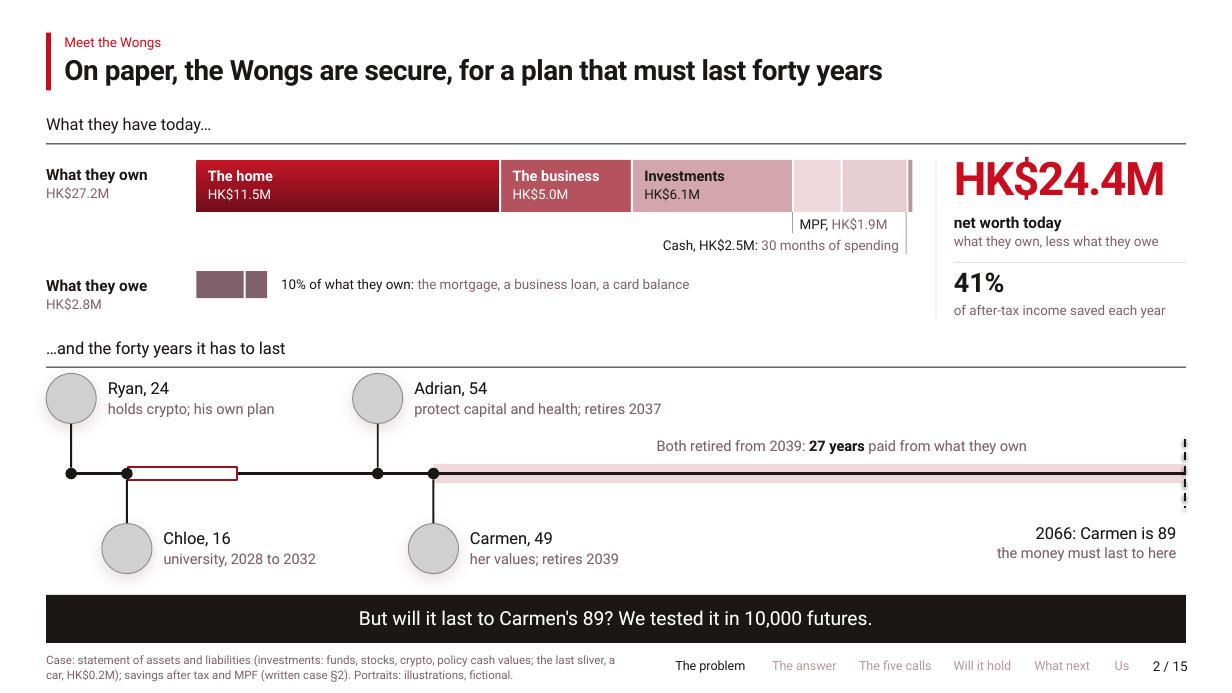
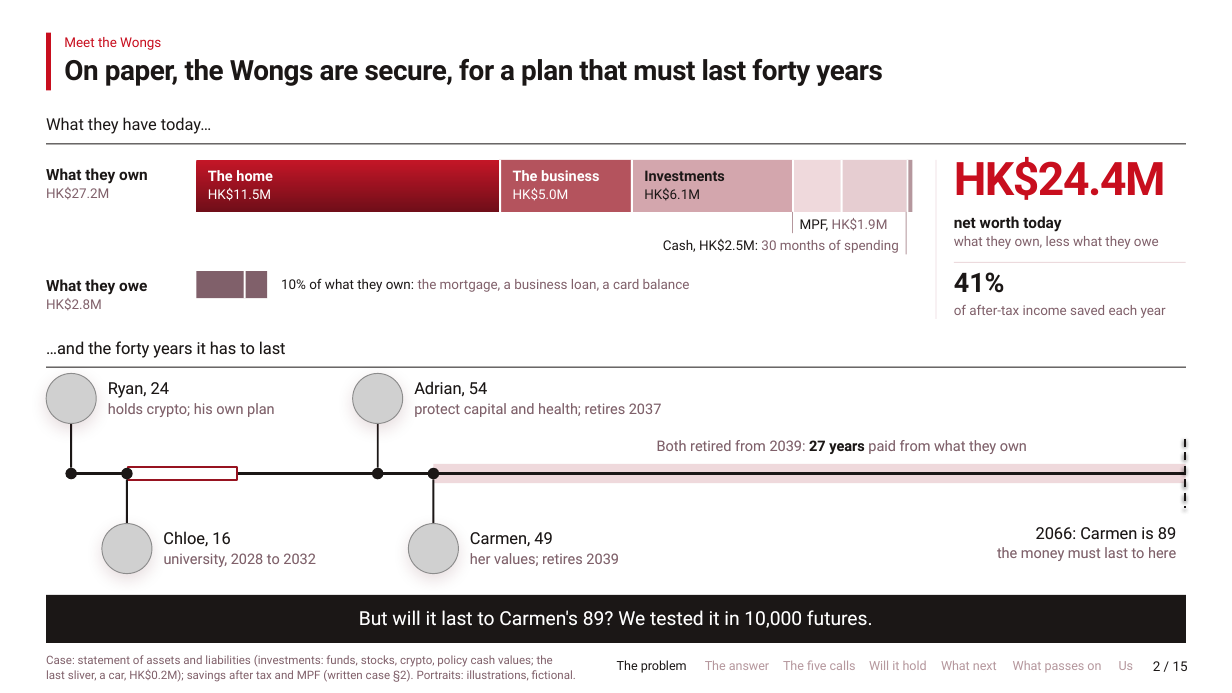
Before and after one commit to Peeradonn/finplan, a slide deck: slide 2 of round2/Axis_present.pptx. Drawn at 1232x693 pixels with LibreOffice and Linux fonts; fonts in the diff are those of the drawing; grey boxes stand for pictures. Boxes give left, top, right and bottom in pixels: in the first picture for what was removed or moved away, otherwise in the second. Text is boxed around its words. In the diff, an @@ line names an element or a change of style, - is before the commit and + after.

```diff
--- a/round2/Axis_present.pptx
+++ b/round2/Axis_present.pptx
@@ text at <box>46,655,576,682</box>: spaces changed @@
-Case: statement of assets and liabilities (investments: funds, stocks, crypto, policy cash values; the last sliver, a
-car, HK$0.2M); savings after tax and MPF (written case §2). Portraits: illustrations, fictional.
+Case: statement of assets and liabilities (investments: funds, stocks, crypto, policy cash values; the
+last sliver, a car, HK$0.2M); savings after tax and MPF (written case §2). Portraits: illustrations, fictional.
@@ text "The problem": place and size @@
-text "The problem" at <box>675,660,745,673</box>
+text "The problem" at <box>617,660,687,673</box>
@@ text "The answer": place and size @@
-text "The answer" at <box>772,661,836,670</box>
+text "The answer" at <box>705,660,769,670</box>
@@ text "The five calls": place and size @@
-text "The five calls" at <box>859,660,932,670</box>
+text "The five calls" at <box>783,660,856,670</box>
@@ text "Will it hold": place and size @@
-text "Will it hold" at <box>954,660,1011,670</box>
+text "Will it hold" at <box>869,660,927,670</box>
@@ text "What next": place and size @@
-text "What next" at <box>1034,660,1090,670</box>
+text "What next" at <box>941,660,997,670</box>
@@ text added at <box>1013,661,1101,672</box>, 9.8 pt, text #B5979D @@
+What passes on
@@ text "Us": place and size @@
-text "Us" at <box>1115,661,1130,670</box>
+text "Us" at <box>1119,661,1134,670</box>
```
Also in this commit, not shown: 12 other slides changed, 13 other files.
